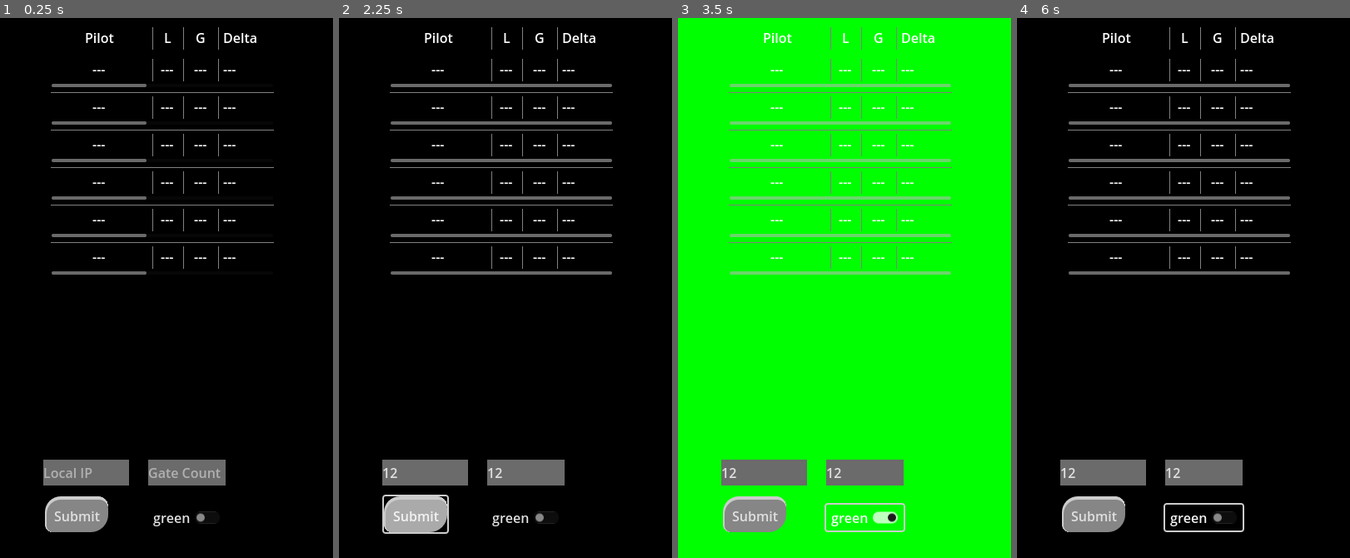
Above: before the commit, frames 1-4 (left to right).
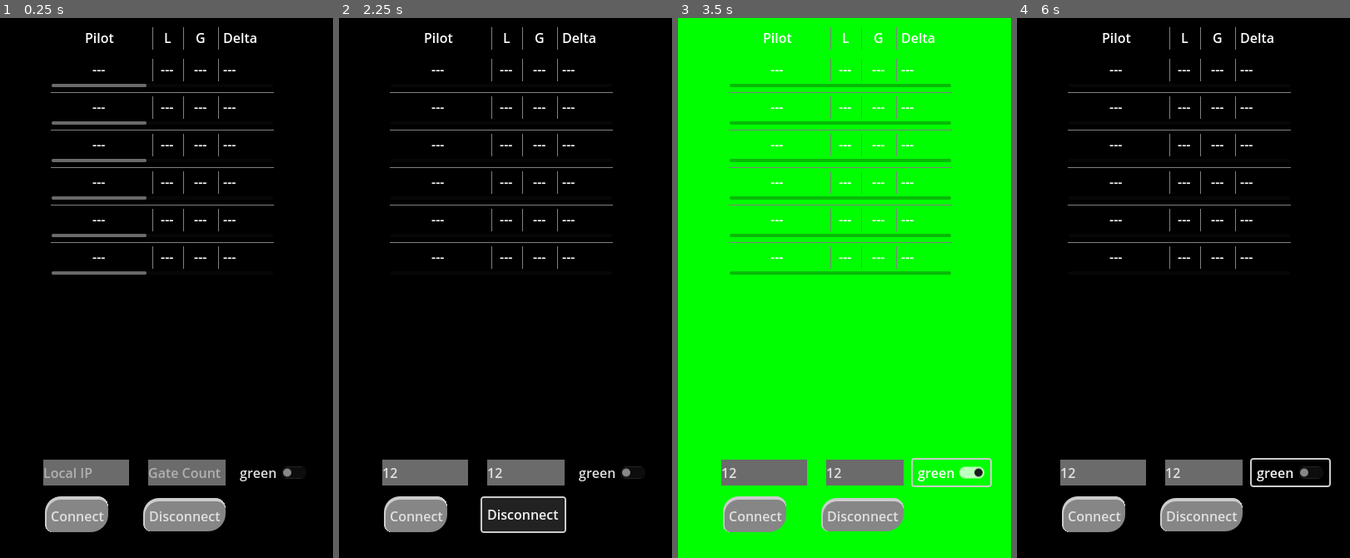
Above: after the commit, the same moments.

Repository: gManbio/VD-WS-Overlay
Game: Godot game, scene res://node.tscn
Same seed, same stepped clock (60 frames per second), same inputs: the game is played once before the commit and once after it.
Inputs (mouse positions are in pixels of both pictures, inside the frame that each line leads up to):
- Up to frame 1 (0.25 s): no input
- Up to frame 2 (2.25 s): click (425, 471) at 0.52 s; type "12" at 0.6 s; click (525, 471) at 0.75 s; type "12" at 0.83 s; click "Submit" (after the commit: "Connect") at 1.25 s; click "Submit" (after the commit: "Disconnect") at 2 s
- Up to frame 3 (3.5 s): click "green" at 2.75 s
- Up to frame 4 (6 s): click "green" at 3.5 s; click "Submit" (after the commit: "Connect") at 4.25 s; click "green" at 5 s; tap Enter at 5.75 s

The runs differ from the first frame. In frame 1, 1.7% of the frame differs, in the area x 15-91%, y 83-96%; in frame 2, 5.4%, in the area x 13-91%, y 12-96%; in frame 3, 4.6%; in frame 4, 4.5%.

Commit message:
Added Disconnect Button
Added a disconnect that resets and allows for a clean reconnection without restarting the app

Diff:
--- a/node.tscn
+++ b/node.tscn
@@ -34,6 +34,9 @@
 
 [sub_resource type="Theme" id="Theme_h14tp"]
 LineEdit/styles/normal = ExtResource("3_l8i8u")
+
+[sub_resource type="Theme" id="Theme_svhul"]
+Button/styles/normal = ExtResource("2_7yoce")
 
 [node name="Node" type="Node"]
 script = ExtResource("1_scix4")
@@ -516,7 +519,7 @@
 grow_horizontal = 2
 grow_vertical = 2
 theme = SubResource("Theme_bytfd")
-text = "Submit"
+text = "Connect"
 
 [node name="Gate Count" type="LineEdit" parent="Control"]
 layout_mode = 1
@@ -532,15 +535,27 @@
 
 [node name="CheckButton" type="CheckButton" parent="Control"]
 layout_mode = 0
-offset_left = 178.0
-offset_top = 584.0
-offset_right = 271.0
-offset_bottom = 615.0
+offset_left = 282.0
+offset_top = 530.0
+offset_right = 375.0
+offset_bottom = 561.0
 text = "green"
 
 [node name="HeartbeatTimer" type="Timer" parent="."]
 wait_time = 5.0
+
+[node name="Button" type="Button" parent="."]
+anchors_preset = -1
+anchor_top = 1.0
+anchor_bottom = 1.0
+offset_left = 172.0
+offset_top = -72.0
+offset_right = 271.0
+offset_bottom = -32.0
+theme = SubResource("Theme_svhul")
+text = "Disconnect"
 
 [connection signal="pressed" from="Control/Button" to="." method="_on_Button_pressed"]
 [connection signal="toggled" from="Control/CheckButton" to="." method="_on_check_button_toggled"]
 [connection signal="timeout" from="HeartbeatTimer" to="." method="_on_timer_timeout"]
+[connection signal="pressed" from="Button" to="." method="_on_disconnect_pressed"]
--- a/ws_new.gd
+++ b/ws_new.gd
@@ -258,3 +258,10 @@
 		bg_rect.color = Color(Color.GREEN)
 	else:
 		bg_rect.color = Color(Color.BLACK)
+
+
+func _on_disconnect_pressed():
+	ws.close()
+	ws = WebSocketPeer.new()
+	ip_complete = false
+	reset_leaderboard()
Not shown, changed: export_presets.cfg
Not shown: 1 places in node.tscn that only renumber resources
Not shown, added: Exports/Windows/VD-Timing-V1-1.zip
Not shown, added: Exports/Windows/VD-Timing-V1-2.console.exe
Not shown, added: Exports/Windows/VD-Timing-V1-2.exe
Not shown, added: Exports/Windows/VD-Timing-V1-2.zip
